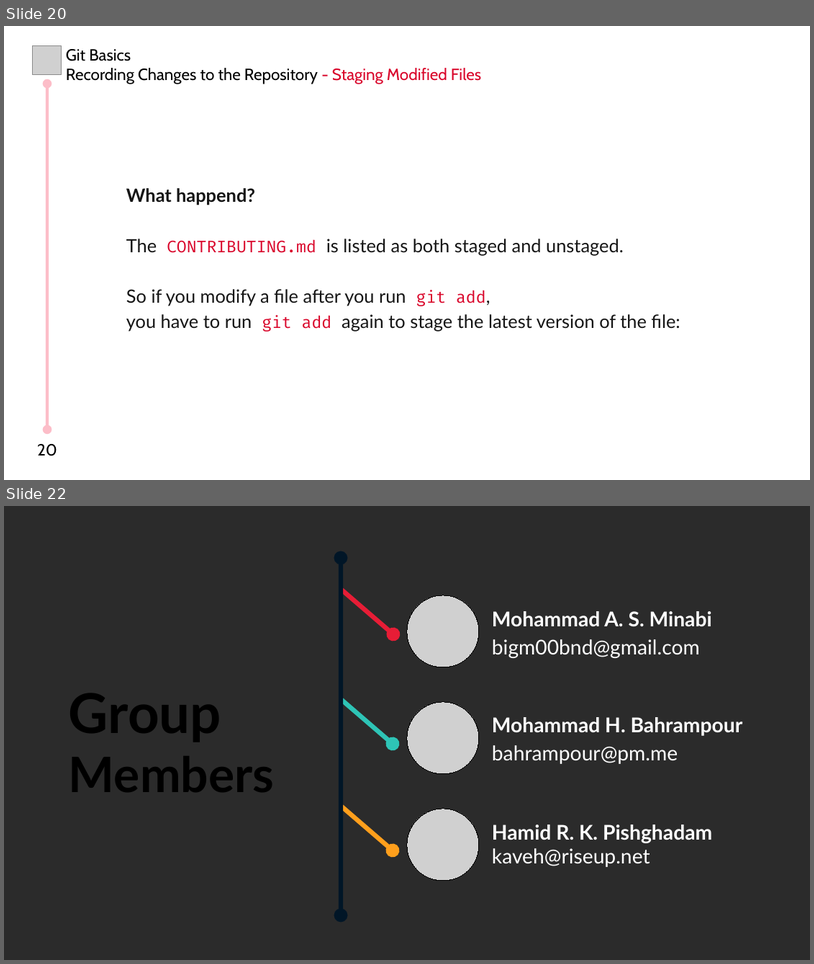
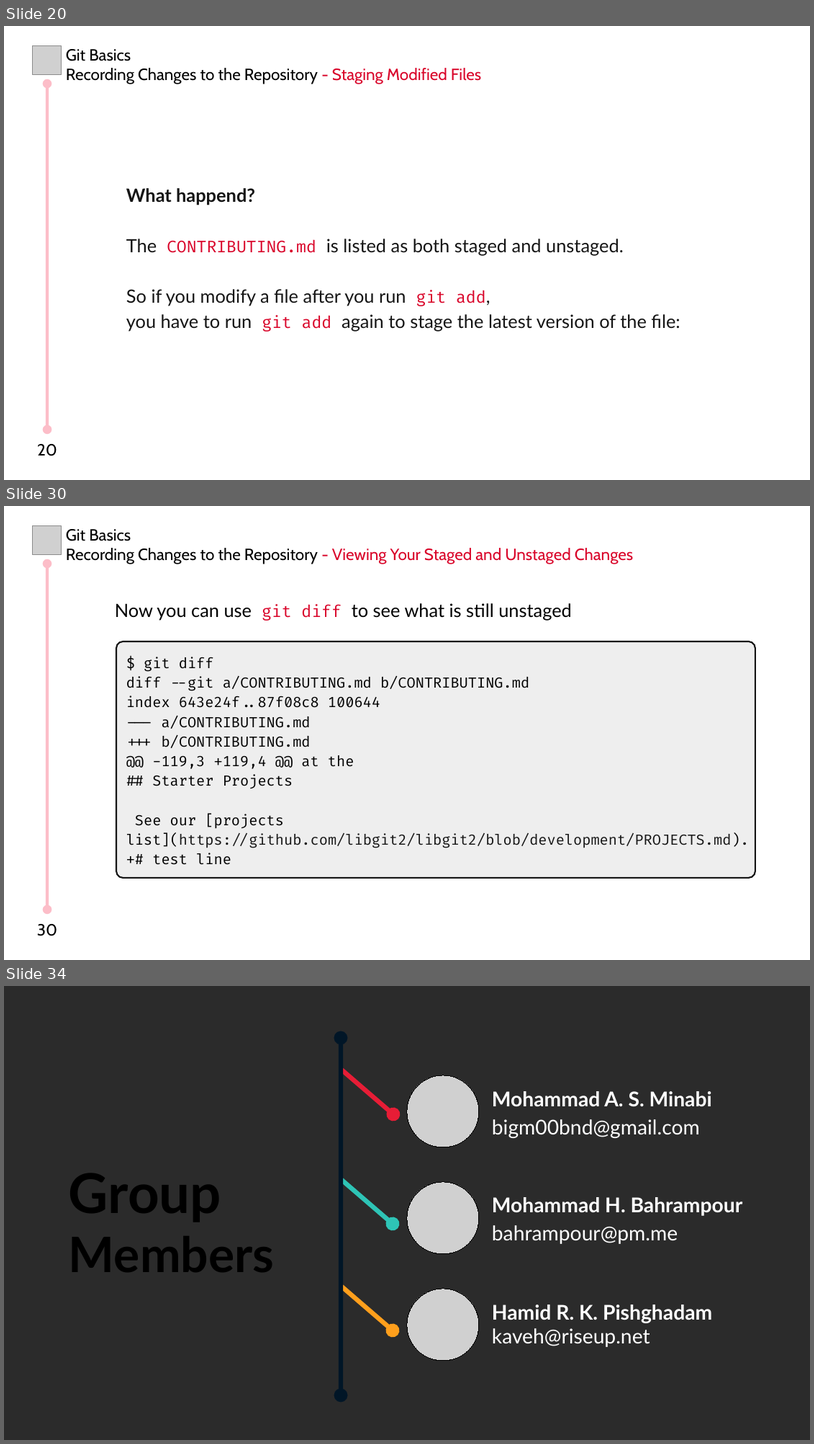
Before and after one commit to MHBahrampour/git-presentation-files, a slide deck: Chapter 2/Chapter 2.odp. Shown one above the other, each under a label of ours: slides 20 and 22 before the commit, slides 20, 30 and 34 after it; the slides between them are not shown. The pictures are 814x964 and 814x1444 pixels, drawn with LibreOffice and Linux fonts; fonts in the diff are those of the drawing; grey boxes stand for pictures; background and template pictures are left out; a plain dark background stands for a picture behind light text. Boxes give left, top, right and bottom in pixels: in the first picture for what was removed or moved away, otherwise in the second. Text is boxed around its words. In the diff, an @@ line names an element or a change of style, - is before the commit and + after.

Commit message:
'Ch2 - Viewing Your Staged and Unstaged Changes' is completed

```diff
--- a/Chapter 2/Chapter 2.odp
+++ b/Chapter 2/Chapter 2.odp
@@ slide 30 added at (4, 506, 810, 960), background #FFFFFF @@
@@ picture added at (33, 526, 61, 555) @@
@@ text added at (66, 529, 634, 564), 16 pt, text #000000 @@
+Git Basics
+Recording Changes to the Repository - Viewing Your Staged and Unstaged Changes
@@ double arrow added from (47, 564) to (47, 909), #FCBDC8 3 pt @@
@@ text added at (115, 603, 572, 620), 18 pt, text #000000 @@
+Now you can use git diff to see what is still unstaged
@@ rounded rectangle added at (117, 641, 756, 878), fill #EEEEEE, outline #151515 1.5 pt, 14 pt, text #000000 @@
+$ git diff
+diff --git a/CONTRIBUTING.md b/CONTRIBUTING.md
+index 643e24f..87f08c8 100644
+--- a/CONTRIBUTING.md
++++ b/CONTRIBUTING.md
+@@ -119,3 +119,4 @@ at the
+## Starter Projects
+See our [projects
+list](https://github.com/libgit2/libgit2/blob/development/PROJECTS.md).
++# test line
@@ text added at (37, 924, 57, 936), 16 pt, text #000000 @@
+30
@@ what was slide 22 is now slide 34 @@
```
Also in this commit, not shown: 1 slide changed, 11 other slides added.
